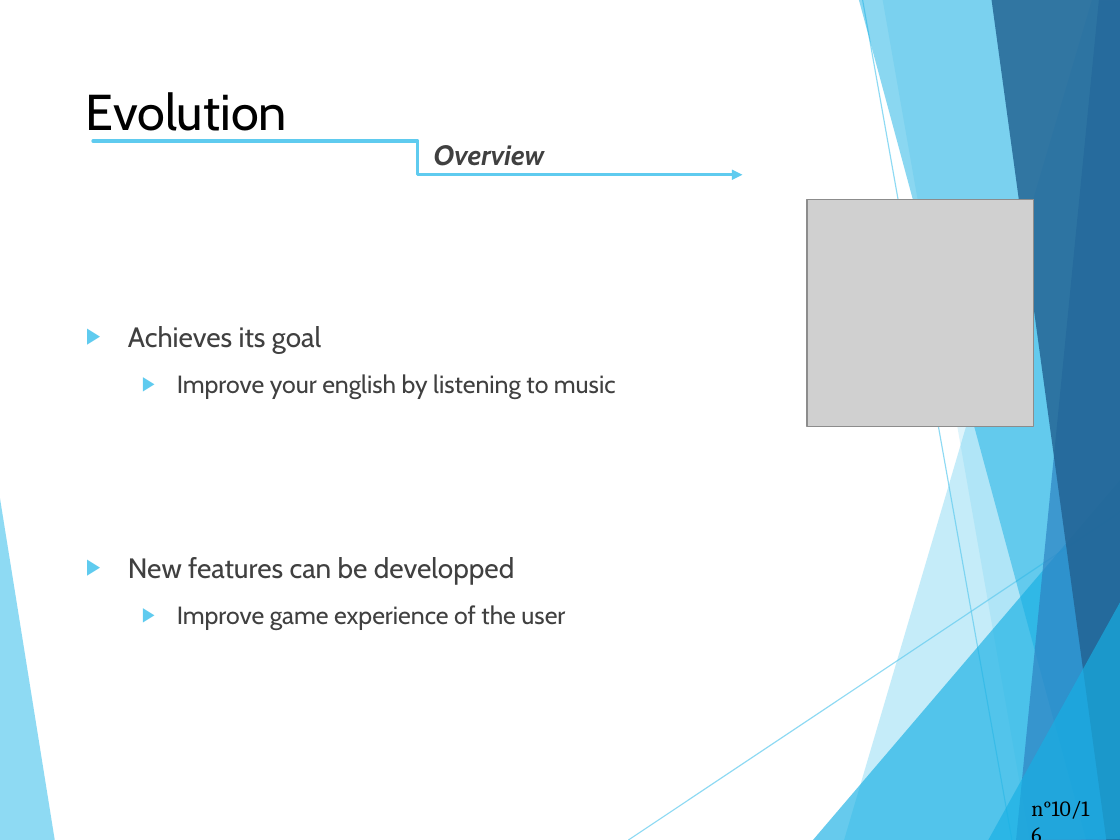
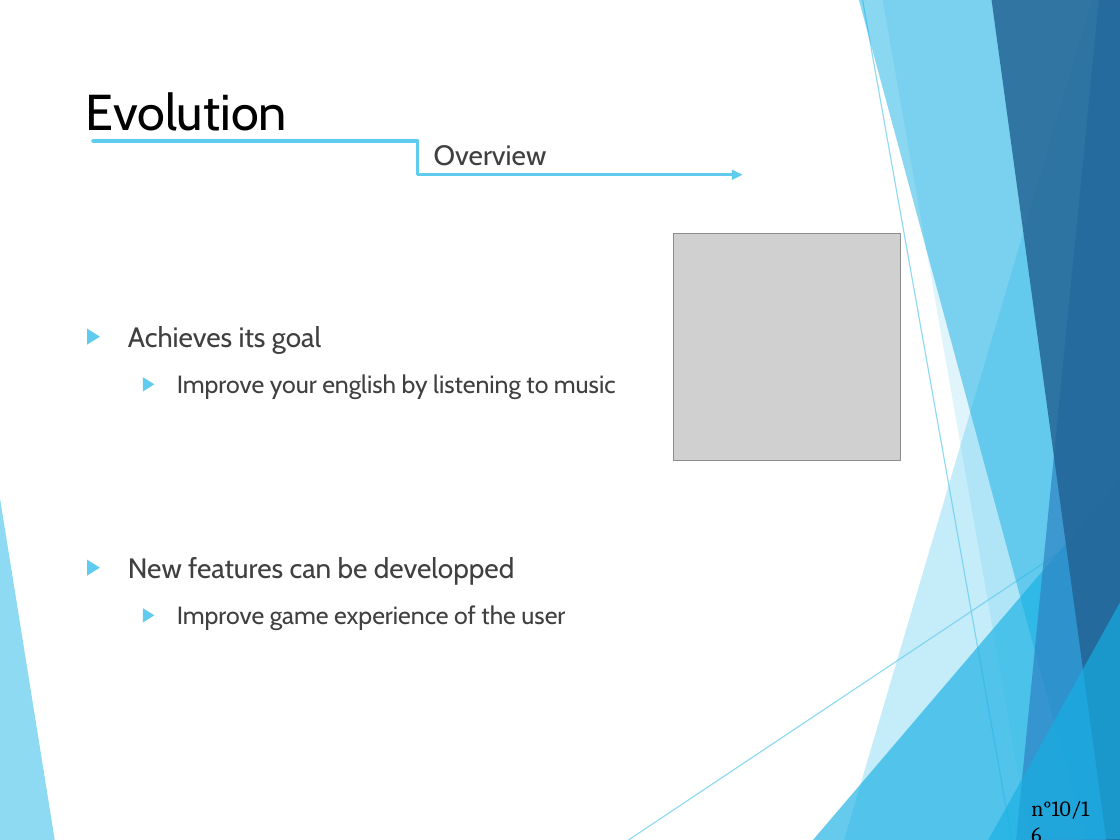
Before and after one commit to Terrasse/Dontforgetthelyrics, a slide deck: slide 10 of English_project.pptx. Drawn at 1120x840 pixels with LibreOffice and Linux fonts; fonts in the diff are those of the drawing; grey boxes stand for pictures. Boxes give left, top, right and bottom in pixels: in the first picture for what was removed or moved away, otherwise in the second. Text is boxed around its words. In the diff, an @@ line names an element or a change of style, - is before the commit and + after.

```diff
--- a/English_project.pptx
+++ b/English_project.pptx
@@ text "Overview" at (434, 145, 547, 166): bold off, italic off @@
@@ picture: place and size @@
-picture at (806, 199, 1034, 427)
+picture at (673, 233, 900, 460)
```
Also in this commit, not shown: 4 other slides changed.
